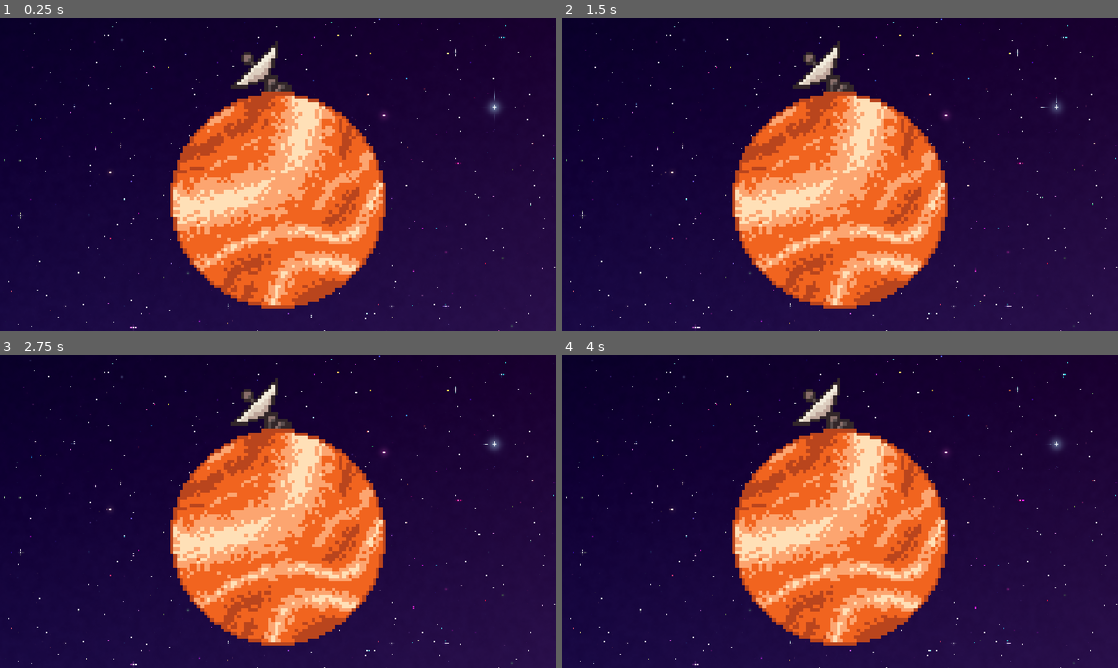
Above: before the commit, frames 1-4 (two rows, left to right).
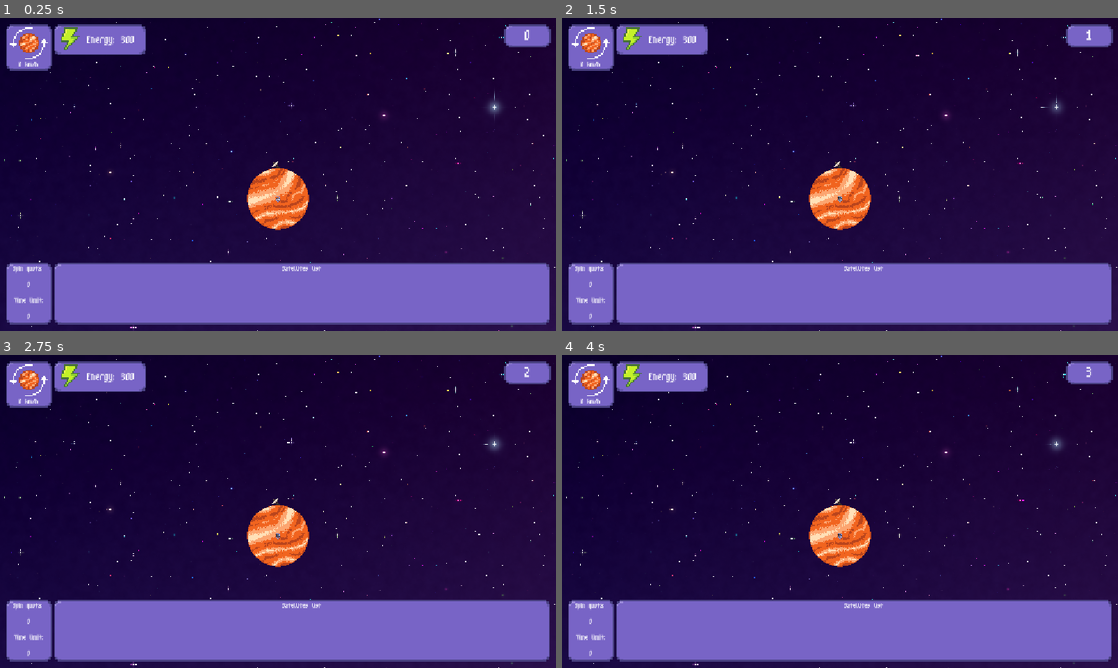
Above: after the commit, the same moments.

Repository: SpookyPlagueDoc777/Orbit-game
Game: Godot game, scene res://Scenes/Game/main_node.tscn
Same seed, same stepped clock (60 frames per second), same inputs: the game is played once before the commit and once after it.
Inputs (mouse positions are in pixels of both pictures, inside the frame that each line leads up to):
- Up to frame 1 (0.25 s): no input
- Up to frame 2 (1.5 s): tap Enter at 0.5 s; move the mouse to (962, 158) at 0.52 s; click (962, 158) at 0.67 s; move the mouse to (728, 190) at 1.27 s; click (728, 190) at 1.42 s
- Up to frame 3 (2.75 s): tap Space at 2 s; move the mouse to (333, 442) at 2.02 s; click (333, 442) at 2.17 s
- Up to frame 4 (4 s): tap Enter at 2.75 s; move the mouse to (812, 574) at 2.77 s; click (812, 574) at 2.92 s; tap Space at 3.5 s; move the mouse to (1006, 558) at 3.52 s; click (1006, 558) at 3.67 s

The runs differ from the first frame. In frame 1, 40% of the frame differs, in the area x 1-100%, y 2-98%; in frame 2, 40%; in frame 3, 40%; in frame 4, 40%.

Commit message:
Basics of UI

Diff:
--- a/Code/Game/game_scene.gd
+++ b/Code/Game/game_scene.gd
@@ -7,6 +7,7 @@
 var camerapos: Vector2
 var zoomscale: float
 # Called when the node enters the scene tree for the first time.
+
 func _ready() -> void:
 	pass # Replace with function body.
 
--- /dev/null
+++ b/Code/Game/main_node.gd
@@ -0,0 +1,31 @@
+extends Node
+
+@onready var energy_amount: Label = $CanvasLayer/GameUI/Energyindicator/VBoxContainer/EnergyAmount
+@onready var timer: Timer = $Timer
+@onready var current_time: Label = $CanvasLayer/GameUI/Timer/CurrentTime
+@onready var spin_quota: Label = $CanvasLayer/GameUI/SpinQuotaMenager/VBoxContainer/CurrentQuota
+@onready var time_to_meet_quota: Label = $CanvasLayer/GameUI/SpinQuotaMenager/VBoxContainer/TimeToMeetQuota
+@onready var current_spin_speed: Label = $CanvasLayer/GameUI/SpinIndicator/CurrentSpinSpeed
+
+var InGameTime = 0
+var SpinSpeed = 0
+var energy = 300
+var TimeLimit = 0
+var CurrentQuota = 0
+
+# Called when the node enters the scene tree for the first time.
+func _ready() -> void:
+	pass
+
+
+# Called every frame. 'delta' is the elapsed time since the previous frame.
+func _process(delta: float) -> void:
+	energy_amount.text = str(energy)
+	current_time.text = str(InGameTime)
+	current_spin_speed.text = str(SpinSpeed) + " km/h"
+	spin_quota.text = str(CurrentQuota)
+	time_to_meet_quota.text = str(TimeLimit)
+
+
+func _on_timer_timeout() -> void:
+	InGameTime += 1
--- a/Scenes/Game/Satellites/power_satellite.tscn
+++ b/Scenes/Game/Satellites/power_satellite.tscn
@@ -1,6 +1,85 @@
 [gd_scene format=3 uid="uid://bvkw14d2odqso"]
 
 [ext_resource type="Script" uid="uid://fjqayqmqk0qy" path="res://Code/Game/Satellites/power_satellite.gd" id="1_eujg2"]
+[ext_resource type="Texture2D" uid="uid://m1cwwnee04y8" path="res://Textures/Satellites/Power satellite.png" id="2_1pcel"]
+
+[sub_resource type="AtlasTexture" id="AtlasTexture_fkjd4"]
+atlas = ExtResource("2_1pcel")
+region = Rect2(0, 0, 10, 10)
+
+[sub_resource type="AtlasTexture" id="AtlasTexture_lpc3s"]
+atlas = ExtResource("2_1pcel")
+region = Rect2(10, 0, 10, 10)
+
+[sub_resource type="AtlasTexture" id="AtlasTexture_gvggt"]
+atlas = ExtResource("2_1pcel")
+region = Rect2(20, 0, 10, 10)
+
+[sub_resource type="AtlasTexture" id="AtlasTexture_nc4j6"]
+atlas = ExtResource("2_1pcel")
+region = Rect2(30, 0, 10, 10)
+
+[sub_resource type="AtlasTexture" id="AtlasTexture_uwbg3"]
+atlas = ExtResource("2_1pcel")
+region = Rect2(40, 0, 10, 10)
+
+[sub_resource type="AtlasTexture" id="AtlasTexture_x7ohu"]
+atlas = ExtResource("2_1pcel")
+region = Rect2(50, 0, 10, 10)
+
+[sub_resource type="AtlasTexture" id="AtlasTexture_cv7n5"]
+atlas = ExtResource("2_1pcel")
+region = Rect2(60, 0, 10, 10)
+
+[sub_resource type="AtlasTexture" id="AtlasTexture_w8ghl"]
+atlas = ExtResource("2_1pcel")
+region = Rect2(70, 0, 10, 10)
+
+[sub_resource type="AtlasTexture" id="AtlasTexture_a50av"]
+atlas = ExtResource("2_1pcel")
+region = Rect2(80, 0, 10, 10)
+
+[sub_resource type="AtlasTexture" id="AtlasTexture_tw1fh"]
+atlas = ExtResource("2_1pcel")
+region = Rect2(90, 0, 10, 10)
+
+[sub_resource type="SpriteFrames" id="SpriteFrames_s36jc"]
+animations = [{
+"frames": [{
+"duration": 1.0,
+"texture": SubResource("AtlasTexture_fkjd4")
+}, {
+"duration": 1.0,
+"texture": SubResource("AtlasTexture_lpc3s")
+}, {
+"duration": 1.0,
+"texture": SubResource("AtlasTexture_gvggt")
+}, {
+"duration": 1.0,
+"texture": SubResource("AtlasTexture_nc4j6")
+}, {
+"duration": 1.0,
+"texture": SubResource("AtlasTexture_uwbg3")
+}, {
+"duration": 1.0,
+"texture": SubResource("AtlasTexture_x7ohu")
+}, {
+"duration": 1.0,
+"texture": SubResource("AtlasTexture_cv7n5")
+}, {
+"duration": 1.0,
+"texture": SubResource("AtlasTexture_w8ghl")
+}, {
+"duration": 1.0,
+"texture": SubResource("AtlasTexture_a50av")
+}, {
+"duration": 1.0,
+"texture": SubResource("AtlasTexture_tw1fh")
+}],
+"loop": 1,
+"name": &"default",
+"speed": 5.0
+}]
 
 [sub_resource type="RectangleShape2D" id="RectangleShape2D_1pcel"]
 
@@ -9,6 +88,9 @@
 metadata/_custom_type_script = "uid://rv83iop2l27h"
 
 [node name="AnimatedSprite2D" type="AnimatedSprite2D" parent="." unique_id=649261807]
+sprite_frames = SubResource("SpriteFrames_s36jc")
+autoplay = "default"
+frame_progress = 0.5059282
 
 [node name="CollisionShape2D" type="CollisionShape2D" parent="." unique_id=386251047]
 shape = SubResource("RectangleShape2D_1pcel")
--- a/Scenes/Game/Satellites/shield_satellite.tscn
+++ b/Scenes/Game/Satellites/shield_satellite.tscn
@@ -1,6 +1,155 @@
 [gd_scene format=3 uid="uid://kybt02uh27cp"]
 
 [ext_resource type="Script" uid="uid://gnv01piwjawu" path="res://Code/Game/Satellites/shield_satellite.gd" id="1_b1dg2"]
+[ext_resource type="Texture2D" uid="uid://btg2cwm0n3ui" path="res://Textures/Satellites/shield satellite.png" id="2_gp7fw"]
+
+[sub_resource type="AtlasTexture" id="AtlasTexture_8o2im"]
+atlas = ExtResource("2_gp7fw")
+region = Rect2(0, 0, 12, 12)
+
+[sub_resource type="AtlasTexture" id="AtlasTexture_tgt4c"]
+atlas = ExtResource("2_gp7fw")
+region = Rect2(12, 0, 12, 12)
+
+[sub_resource type="AtlasTexture" id="AtlasTexture_qbvyd"]
+atlas = ExtResource("2_gp7fw")
+region = Rect2(24, 0, 12, 12)
+
+[sub_resource type="AtlasTexture" id="AtlasTexture_vgnw0"]
+atlas = ExtResource("2_gp7fw")
+region = Rect2(36, 0, 12, 12)
+
+[sub_resource type="AtlasTexture" id="AtlasTexture_nowgw"]
+atlas = ExtResource("2_gp7fw")
+region = Rect2(48, 0, 12, 12)
+
+[sub_resource type="AtlasTexture" id="AtlasTexture_x5o25"]
+atlas = ExtResource("2_gp7fw")
+region = Rect2(60, 0, 12, 12)
+
+[sub_resource type="AtlasTexture" id="AtlasTexture_tdb34"]
+atlas = ExtResource("2_gp7fw")
+region = Rect2(72, 0, 12, 12)
+
+[sub_resource type="AtlasTexture" id="AtlasTexture_wbfef"]
+atlas = ExtResource("2_gp7fw")
+region = Rect2(84, 0, 12, 12)
+
+[sub_resource type="AtlasTexture" id="AtlasTexture_cjg1p"]
+atlas = ExtResource("2_gp7fw")
+region = Rect2(96, 0, 12, 12)
+
+[sub_resource type="AtlasTexture" id="AtlasTexture_cbhi8"]
+atlas = ExtResource("2_gp7fw")
+region = Rect2(108, 0, 12, 12)
+
+[sub_resource type="AtlasTexture" id="AtlasTexture_crgm1"]
+atlas = ExtResource("2_gp7fw")
+region = Rect2(120, 0, 12, 12)
+
+[sub_resource type="AtlasTexture" id="AtlasTexture_psbf4"]
+atlas = ExtResource("2_gp7fw")
+region = Rect2(132, 0, 12, 12)
+
+[sub_resource type="AtlasTexture" id="AtlasTexture_vvh88"]
+atlas = ExtResource("2_gp7fw")
+region = Rect2(144, 0, 12, 12)
+
+[sub_resource type="AtlasTexture" id="AtlasTexture_2dlgq"]
+atlas = ExtResource("2_gp7fw")
+region = Rect2(156, 0, 12, 12)
+
+[sub_resource type="AtlasTexture" id="AtlasTexture_0mwfn"]
+atlas = ExtResource("2_gp7fw")
+region = Rect2(168, 0, 12, 12)
+
+[sub_resource type="AtlasTexture" id="AtlasTexture_ylsdq"]
+atlas = ExtResource("2_gp7fw")
+region = Rect2(180, 0, 12, 12)
+
+[sub_resource type="AtlasTexture" id="AtlasTexture_4ans6"]
+atlas = ExtResource("2_gp7fw")
+region = Rect2(192, 0, 12, 12)
+
+[sub_resource type="AtlasTexture" id="AtlasTexture_7hf4t"]
+atlas = ExtResource("2_gp7fw")
+region = Rect2(204, 0, 12, 12)
+
+[sub_resource type="AtlasTexture" id="AtlasTexture_u16pa"]
+atlas = ExtResource("2_gp7fw")
+region = Rect2(216, 0, 12, 12)
+
+[sub_resource type="AtlasTexture" id="AtlasTexture_dexcy"]
+atlas = ExtResource("2_gp7fw")
+region = Rect2(228, 0, 12, 12)
+
+[sub_resource type="SpriteFrames" id="SpriteFrames_qbad3"]
+animations = [{
+"frames": [{
+"duration": 1.0,
+"texture": SubResource("AtlasTexture_8o2im")
+}, {
+"duration": 1.0,
+"texture": SubResource("AtlasTexture_tgt4c")
+}, {
+"duration": 1.0,
+"texture": SubResource("AtlasTexture_qbvyd")
+}, {
+"duration": 1.0,
+"texture": SubResource("AtlasTexture_vgnw0")
+}, {
+"duration": 1.0,
+"texture": SubResource("AtlasTexture_nowgw")
+}, {
+"duration": 1.0,
+"texture": SubResource("AtlasTexture_x5o25")
+}, {
+"duration": 1.0,
+"texture": SubResource("AtlasTexture_tdb34")
+}, {
+"duration": 1.0,
+"texture": SubResource("AtlasTexture_wbfef")
+}, {
+"duration": 1.0,
+"texture": SubResource("AtlasTexture_cjg1p")
+}, {
+"duration": 1.0,
+"texture": SubResource("AtlasTexture_cbhi8")
+}, {
+"duration": 1.0,
+"texture": SubResource("AtlasTexture_crgm1")
+}, {
+"duration": 1.0,
+"texture": SubResource("AtlasTexture_psbf4")
+}, {
+"duration": 1.0,
+"texture": SubResource("AtlasTexture_vvh88")
+}, {
+"duration": 1.0,
+"texture": SubResource("AtlasTexture_2dlgq")
+}, {
+"duration": 1.0,
+"texture": SubResource("AtlasTexture_0mwfn")
+}, {
+"duration": 1.0,
+"texture": SubResource("AtlasTexture_ylsdq")
+}, {
+"duration": 1.0,
+"texture": SubResource("AtlasTexture_4ans6")
+}, {
+"duration": 1.0,
+"texture": SubResource("AtlasTexture_7hf4t")
+}, {
+"duration": 1.0,
+"texture": SubResource("AtlasTexture_u16pa")
+}, {
+"duration": 1.0,
+"texture": SubResource("AtlasTexture_dexcy")
+}],
+"loop": 1,
+"name": &"default",
+"speed": 10.0
+}]
 
 [sub_resource type="RectangleShape2D" id="RectangleShape2D_q8tne"]
 
@@ -13,6 +162,9 @@
 metadata/_custom_type_script = "uid://rv83iop2l27h"
 
 [node name="AnimatedSprite2D" type="AnimatedSprite2D" parent="." unique_id=915091031]
+sprite_frames = SubResource("SpriteFrames_qbad3")
+autoplay = "default"
+frame_progress = 0.75861853
 
 [node name="CollisionShape2D" type="CollisionShape2D" parent="." unique_id=1237059990]
 shape = SubResource("RectangleShape2D_q8tne")
--- a/Scenes/Game/Satellites/spin_satellite.tscn
+++ b/Scenes/Game/Satellites/spin_satellite.tscn
@@ -1,6 +1,43 @@
 [gd_scene format=3 uid="uid://dlbawowx6xel6"]
 
 [ext_resource type="Script" uid="uid://dy6e0mmokopuc" path="res://Code/Game/Satellites/spin_satellite.gd" id="1_mopy8"]
+[ext_resource type="Texture2D" uid="uid://b1wam20ihd7kx" path="res://Textures/Satellites/Spin satellite.png" id="2_7fx7k"]
+
+[sub_resource type="AtlasTexture" id="AtlasTexture_2naso"]
+atlas = ExtResource("2_7fx7k")
+region = Rect2(0, 0, 20, 8)
+
+[sub_resource type="AtlasTexture" id="AtlasTexture_itoqd"]
+atlas = ExtResource("2_7fx7k")
+region = Rect2(20, 0, 20, 8)
+
+[sub_resource type="AtlasTexture" id="AtlasTexture_kduaj"]
+atlas = ExtResource("2_7fx7k")
+region = Rect2(40, 0, 20, 8)
+
+[sub_resource type="AtlasTexture" id="AtlasTexture_t3mob"]
+atlas = ExtResource("2_7fx7k")
+region = Rect2(60, 0, 20, 8)
+
+[sub_resource type="SpriteFrames" id="SpriteFrames_rcfym"]
+animations = [{
+"frames": [{
+"duration": 1.0,
+"texture": SubResource("AtlasTexture_2naso")
+}, {
+"duration": 1.0,
+"texture": SubResource("AtlasTexture_itoqd")
+}, {
+"duration": 1.0,
+"texture": SubResource("AtlasTexture_kduaj")
+}, {
+"duration": 1.0,
+"texture": SubResource("AtlasTexture_t3mob")
+}],
+"loop": 1,
+"name": &"default",
+"speed": 10.0
+}]
 
 [sub_resource type="RectangleShape2D" id="RectangleShape2D_7fx7k"]
 
@@ -12,6 +49,9 @@
 metadata/_custom_type_script = "uid://rv83iop2l27h"
 
 [node name="AnimatedSprite2D" type="AnimatedSprite2D" parent="." unique_id=1405285174]
+sprite_frames = SubResource("SpriteFrames_rcfym")
+autoplay = "default"
+frame_progress = 0.61589104
 
 [node name="CollisionShape2D" type="CollisionShape2D" parent="." unique_id=1916028964]
 shape = SubResource("RectangleShape2D_7fx7k")
--- a/Scenes/Game/game_scene.tscn
+++ b/Scenes/Game/game_scene.tscn
@@ -1,7 +1,7 @@
 [gd_scene format=3 uid="uid://cbp01vsjbcswu"]
 
 [ext_resource type="Script" uid="uid://cdqfab7csu16f" path="res://Code/Game/game_scene.gd" id="1_ctr27"]
-[ext_resource type="Texture2D" uid="uid://dn6kxyxnclhqe" path="res://Textures/Planet X.png" id="2_ihfs7"]
+[ext_resource type="Texture2D" uid="uid://lkkx1tnic3l" path="res://Textures/PLanet x but beeeeg.png" id="2_7r8ec"]
 [ext_resource type="PackedScene" uid="uid://bvkw14d2odqso" path="res://Scenes/Game/Satellites/power_satellite.tscn" id="3_7r8ec"]
 [ext_resource type="PackedScene" uid="uid://kybt02uh27cp" path="res://Scenes/Game/Satellites/shield_satellite.tscn" id="4_83mwp"]
 
@@ -16,9 +16,8 @@
 [node name="Planet" type="Node2D" parent="." unique_id=1177193644]
 
 [node name="Sprite2D" type="Sprite2D" parent="Planet" unique_id=1514046262]
-scale = Vector2(7, 7)
-texture = ExtResource("2_ihfs7")
-offset = Vector2(0, -7)
+texture = ExtResource("2_7r8ec")
+offset = Vector2(0, -15)
 
 [node name="MeshInstance2D" type="MeshInstance2D" parent="Planet" unique_id=1303857469]
 visible = false
--- a/Scenes/Game/main_node.tscn
+++ b/Scenes/Game/main_node.tscn
@@ -1,6 +1,7 @@
 [gd_scene format=3 uid="uid://4wn3uv8oi2ep"]
 
 [ext_resource type="Shader" uid="uid://c8v3r1e4aqnys" path="res://Shaders/main_node.gdshader" id="1_3qm64"]
+[ext_resource type="Script" uid="uid://b0026xcjw3k28" path="res://Code/Game/main_node.gd" id="1_jp4ly"]
 [ext_resource type="PackedScene" uid="uid://cqi64luim3n66" path="res://Scenes/UI/game_ui.tscn" id="1_oo0cf"]
 [ext_resource type="PackedScene" uid="uid://cbp01vsjbcswu" path="res://Scenes/Game/game_scene.tscn" id="1_y60n4"]
 [ext_resource type="PackedScene" uid="uid://bgsgsmwi7fk7e" path="res://Scenes/UI/settings_menu_new.tscn" id="2_mht2n"]
@@ -10,7 +11,7 @@
 shader = ExtResource("1_3qm64")
 shader_parameter/density = 175.0
 shader_parameter/layer_parascale = 4
-shader_parameter/speedx = 1.4901199918426758e-07
+shader_parameter/speedx = 1.490119991842676e-07
 shader_parameter/speedy = 0.0
 shader_parameter/star_horizontal_wave = 0.0
 shader_parameter/star_size = 3.0
@@ -33,6 +34,10 @@
 shader_parameter/background_color = Color(0.08062599, 0.002795482, 0.22340646, 1)
 
 [node name="MainNode" type="Node" unique_id=499770951]
+script = ExtResource("1_jp4ly")
+
+[node name="Timer" type="Timer" parent="." unique_id=445109862]
+autostart = true
 
 [node name="Spaceeee" type="CanvasLayer" parent="." unique_id=343197361]
 layer = -1
@@ -58,3 +63,7 @@
 
 [node name="GameScene" parent="." unique_id=1484544398 instance=ExtResource("1_y60n4")]
 z_index = 1
+
+[connection signal="timeout" from="Timer" to="." method="_on_timer_timeout"]
+
+[editable path="CanvasLayer/GameUI"]
--- a/Scenes/UI/game_ui.tscn
+++ b/Scenes/UI/game_ui.tscn
@@ -1,9 +1,232 @@
 [gd_scene format=3 uid="uid://cqi64luim3n66"]
+
+[ext_resource type="Texture2D" uid="uid://dimb3bst8s38i" path="res://Textures/UI/UI box.png" id="1_3fiko"]
+[ext_resource type="Texture2D" uid="uid://cj0rdqwg1vpmn" path="res://Textures/UI/spin speed icon.png" id="2_vo2tu"]
+[ext_resource type="Texture2D" uid="uid://di5urho8tiwu1" path="res://Textures/UI/Energy icon.png" id="3_5b8pf"]
+[ext_resource type="FontFile" uid="uid://dr3nm75s2psu5" path="res://Textures/fonts/m3x6.ttf" id="3_6w80a"]
+
+[sub_resource type="LabelSettings" id="LabelSettings_wxim1"]
+font = ExtResource("3_6w80a")
+font_size = 8
+
+[sub_resource type="LabelSettings" id="LabelSettings_duafg"]
+font = ExtResource("3_6w80a")
+font_size = 12
+
+[sub_resource type="LabelSettings" id="LabelSettings_4oc0s"]
+font = ExtResource("3_6w80a")
+font_size = 8
+
+[sub_resource type="LabelSettings" id="LabelSettings_chw7r"]
+font = ExtResource("3_6w80a")
+
+[sub_resource type="LabelSettings" id="LabelSettings_yssin"]
+font = ExtResource("3_6w80a")
+font_size = 8
 
 [node name="GameUI" type="Control" unique_id=138886182]
 layout_mode = 3
-anchors_preset = 15
+anchor_left = 0.01
+anchor_top = 0.02
+anchor_right = 0.99
+anchor_bottom = 0.98
+offset_right = 0.040039063
+offset_bottom = -0.08001709
+grow_horizontal = 2
+grow_vertical = 2
+
+[node name="SpinIndicator" type="NinePatchRect" parent="." unique_id=84642573]
+layout_mode = 0
+offset_right = 32.0
+offset_bottom = 32.0
+scale = Vector2(3, 3)
+texture = ExtResource("1_3fiko")
+patch_margin_left = 8
+patch_margin_top = 8
+patch_margin_right = 8
+patch_margin_bottom = 8
+
+[node name="SpinImg" type="TextureRect" parent="SpinIndicator" unique_id=1409277920]
+layout_mode = 1
+anchors_preset = 8
+anchor_left = 0.5
+anchor_top = 0.5
+anchor_right = 0.5
+anchor_bottom = 0.5
+offset_left = -15.506666
+offset_top = -18.653334
+offset_right = 16.493332
+offset_bottom = 13.346666
+grow_horizontal = 2
+grow_vertical = 2
+size_flags_horizontal = 4
+size_flags_vertical = 4
+offset_transform_enabled = true
+texture = ExtResource("2_vo2tu")
+stretch_mode = 2
+
+[node name="CurrentSpinSpeed" type="Label" parent="SpinIndicator" unique_id=2023041191]
+layout_mode = 1
+anchors_preset = 7
+anchor_left = 0.5
+anchor_top = 1.0
+anchor_right = 0.5
+anchor_bottom = 1.0
+offset_left = -13.173333
+offset_top = -7.6533337
+offset_right = 13.826666
+offset_bottom = -0.65333366
+grow_horizontal = 2
+grow_vertical = 0
+text = "current speed"
+label_settings = SubResource("LabelSettings_wxim1")
+horizontal_alignment = 1
+text_direction = 1
+
+[node name="Energyindicator" type="NinePatchRect" parent="." unique_id=706483220]
+layout_mode = 0
+offset_left = 99.48
+offset_top = 0.03999996
+offset_right = 163.48001
+offset_bottom = 21.369999
+scale = Vector2(3, 3)
+texture = ExtResource("1_3fiko")
+patch_margin_left = 8
+patch_margin_top = 8
+patch_margin_right = 8
+patch_margin_bottom = 8
+
+[node name="VBoxContainer" type="HBoxContainer" parent="Energyindicator" unique_id=1347794911]
+layout_mode = 0
+offset_left = 2.9999962
+offset_right = 59.666664
+offset_bottom = 20.82
+
+[node name="Energyicon" type="TextureRect" parent="Energyindicator/VBoxContainer" unique_id=947956100]
+layout_mode = 2
+size_flags_horizontal = 4
+size_flags_vertical = 4
+offset_transform_enabled = true
+texture = ExtResource("3_5b8pf")
+stretch_mode = 2
+
+[node name="Energy" type="Label" parent="Energyindicator/VBoxContainer" unique_id=958141060]
+layout_mode = 2
+text = "Energy:"
+label_settings = SubResource("LabelSettings_duafg")
+horizontal_alignment = 1
+
+[node name="EnergyAmount" type="Label" parent="Energyindicator/VBoxContainer" unique_id=188364953]
+layout_mode = 2
+label_settings = SubResource("LabelSettings_duafg")
+horizontal_alignment = 1
+
+[node name="SpinQuotaMenager" type="NinePatchRect" parent="." unique_id=394366535]
+layout_mode = 1
+anchors_preset = 2
+anchor_top = 1.0
+anchor_bottom = 1.0
+offset_top = -127.95999
+offset_right = 32.0
+offset_bottom = -85.29999
+grow_vertical = 0
+scale = Vector2(3, 3)
+texture = ExtResource("1_3fiko")
+patch_margin_left = 8
+patch_margin_top = 8
+patch_margin_right = 8
+patch_margin_bottom = 8
+
+[node name="VBoxContainer" type="VBoxContainer" parent="SpinQuotaMenager" unique_id=323054256]
+layout_mode = 1
+anchors_preset = 5
+anchor_left = 0.5
+anchor_right = 0.5
+offset_left = -20.0
+offset_right = 20.0
+offset_bottom = 40.0
+grow_horizontal = 2
+
+[node name="SpinQuota" type="Label" parent="SpinQuotaMenager/VBoxContainer" unique_id=624288827]
+layout_mode = 2
+offset_transform_enabled = true
+text = "Spin quota:"
+label_settings = SubResource("LabelSettings_4oc0s")
+horizontal_alignment = 1
+
+[node name="CurrentQuota" type="Label" parent="SpinQuotaMenager/VBoxContainer" unique_id=2094940872]
+layout_mode = 2
+text = "speed quota n."
+label_settings = SubResource("LabelSettings_4oc0s")
+horizontal_alignment = 1
+
+[node name="Time limit" type="Label" parent="SpinQuotaMenager/VBoxContainer" unique_id=980641283]
+layout_mode = 2
+text = "Time limit:"
+label_settings = SubResource("LabelSettings_4oc0s")
+horizontal_alignment = 1
+
+[node name="TimeToMeetQuota" type="Label" parent="SpinQuotaMenager/VBoxContainer" unique_id=1381222161]
+layout_mode = 2
+text = "left to meet quota"
+label_settings = SubResource("LabelSettings_4oc0s")
+horizontal_alignment = 1
+
+[node name="Timer" type="NinePatchRect" parent="." unique_id=478082880]
+layout_mode = 1
+anchors_preset = 1
+anchor_left = 1.0
 anchor_right = 1.0
+offset_left = -95.52002
+offset_right = -63.52002
+offset_bottom = 16.0
+grow_horizontal = 0
+scale = Vector2(3, 3)
+texture = ExtResource("1_3fiko")
+patch_margin_left = 8
+patch_margin_top = 8
+patch_margin_right = 8
+patch_margin_bottom = 8
+
+[node name="CurrentTime" type="Label" parent="Timer" unique_id=566765429]
+layout_mode = 1
+anchors_preset = 5
+anchor_left = 0.5
+anchor_right = 0.5
+offset_left = -20.0
+offset_right = 20.0
+offset_bottom = 23.0
+grow_horizontal = 2
+text = "Timer"
+label_settings = SubResource("LabelSettings_chw7r")
+horizontal_alignment = 1
+
+[node name="NinePatchRect4" type="NinePatchRect" parent="." unique_id=2098349597]
+layout_mode = 1
+anchors_preset = 2
+anchor_top = 1.0
 anchor_bottom = 1.0
-grow_horizontal = 2
-grow_vertical = 2
+offset_left = 99.48
+offset_top = -127.95993
+offset_right = 442.48
+offset_bottom = -85.29993
+grow_vertical = 0
+scale = Vector2(3, 3)
+texture = ExtResource("1_3fiko")
+patch_margin_left = 8
+patch_margin_top = 8
+patch_margin_right = 8
+patch_margin_bottom = 8
+
+[node name="Label" type="Label" parent="NinePatchRect4" unique_id=467945418]
+layout_mode = 1
+anchors_preset = 5
+anchor_left = 0.5
+anchor_right = 0.5
+offset_left = -20.0
+offset_right = 20.0
+offset_bottom = 23.0
+grow_horizontal = 2
+text = "Satellites list"
+label_settings = SubResource("LabelSettings_yssin")
+horizontal_alignment = 1
Not shown, added: Code/Game/main_node.gd.uid
Binary file added: Textures/PLanet x but beeeeg.png
Not shown, changed: Textures/PLanet x but beeeeg.png.import
Binary file removed: Textures/Planet X.png
Binary file removed: Textures/UI box.png
Binary file added: Textures/UI/Energy icon.png
Not shown, added: Textures/UI/Energy icon.png.import
Binary file added: Textures/UI/UI box.png
Not shown, added: Textures/UI/UI box.png.import
Binary file added: Textures/UI/spin speed icon.png
Not shown, changed: Textures/UI/spin speed icon.png.import
Binary file added: Textures/fonts/m3x6.ttf
(and 1 more such lines)
